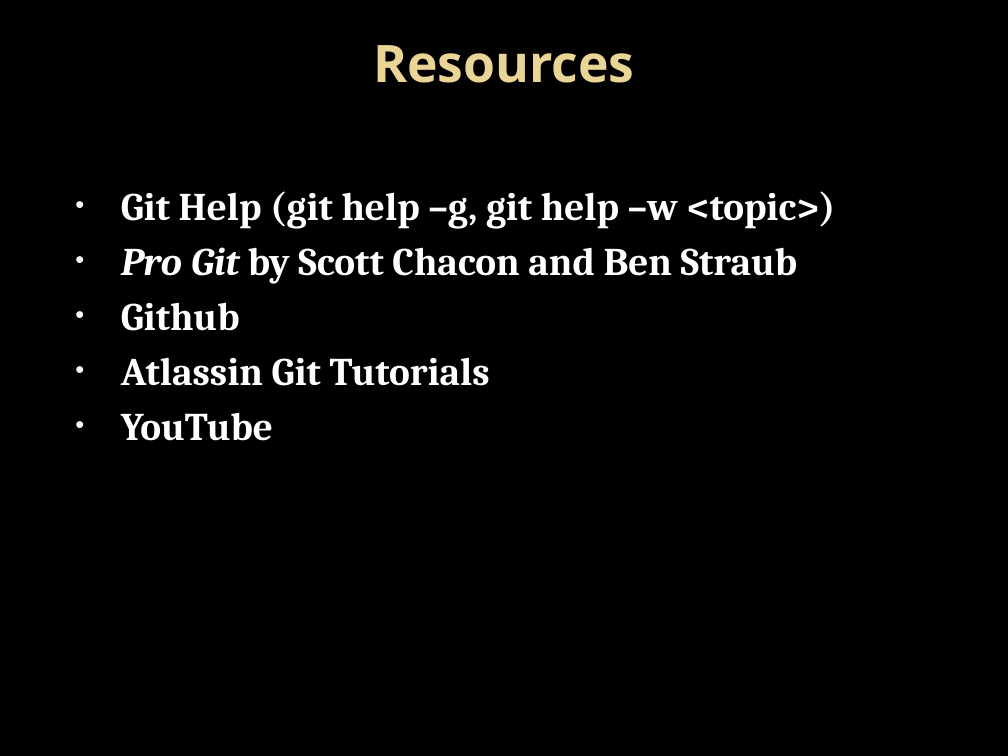
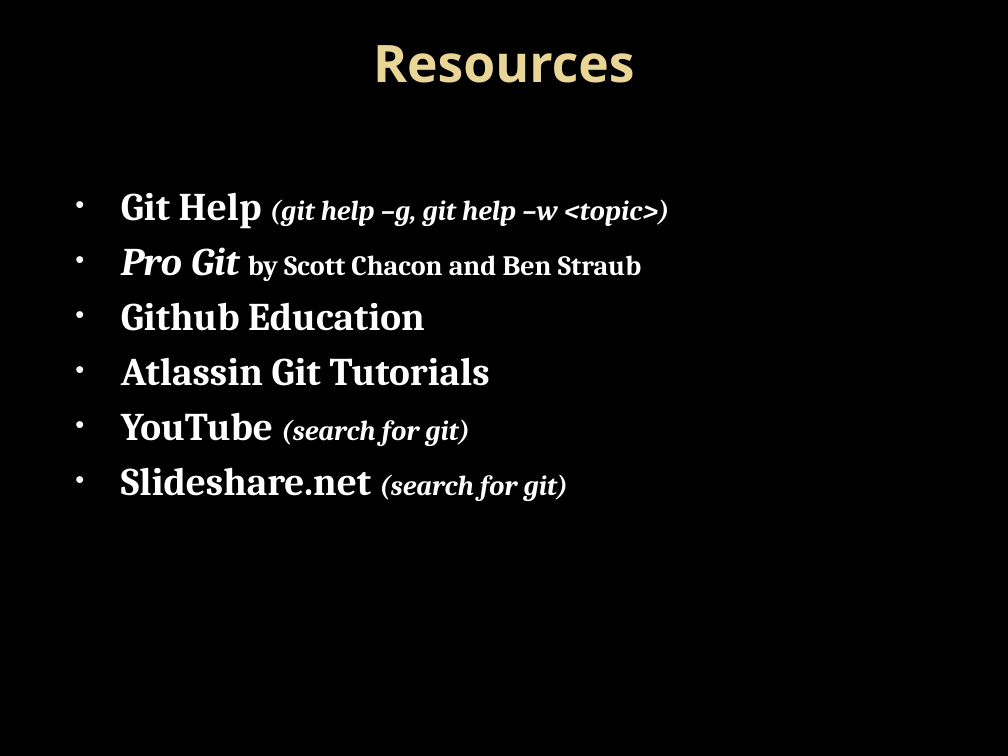
Before and after one commit to henryxiang/learn-git, a slide deck: slide 20 of learn-git-from-inside-out.pptx. Drawn at 1008x756 pixels with LibreOffice and Linux fonts; fonts in the diff are those of the drawing; background and template pictures are left out. Boxes give left, top, right and bottom in pixels: in the first picture for what was removed or moved away, otherwise in the second. Text is boxed around its words. In the diff, an @@ line names an element or a change of style, - is before the commit and + after.

Commit message:
updated powerpoint presentation

```diff
--- a/learn-git-from-inside-out.pptx
+++ b/learn-git-from-inside-out.pptx
@@ text at <box>121,192,669,281</box>: size 28 to 20 pt in "(git help –g, git help –w <topic>)", "by Scott Chacon and Ben Straub"; italic on in "(git help –g, git help –w <topic>)"; less space between paragraphs @@
@@ text at <box>121,302,425,331</box>: text changed @@
-• Github
+• Github Education
@@ text at <box>121,412,568,501</box>: text changed; size 28 to 20 pt; italic on @@
-• YouTube
+• YouTube (search for git)
+• Slideshare.net (search for git)
```
Also in this commit, not shown: 1 other slide changed.
